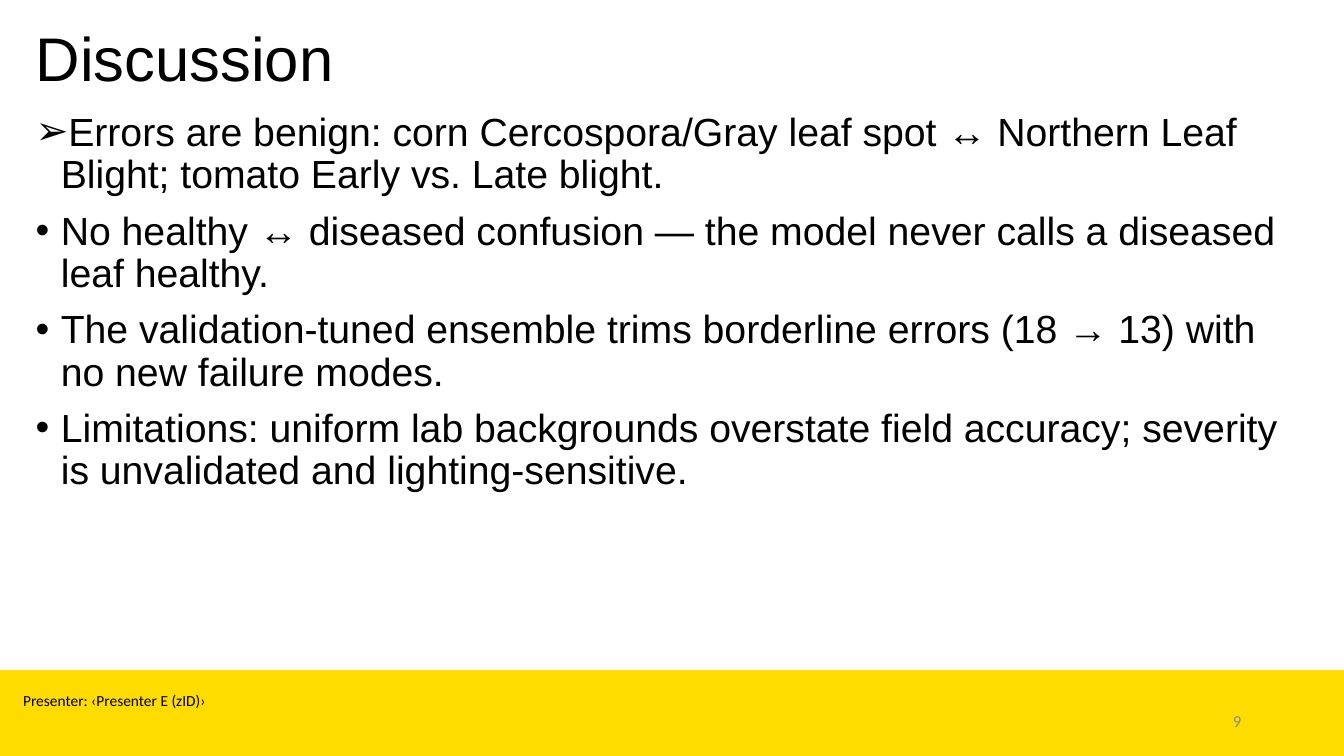
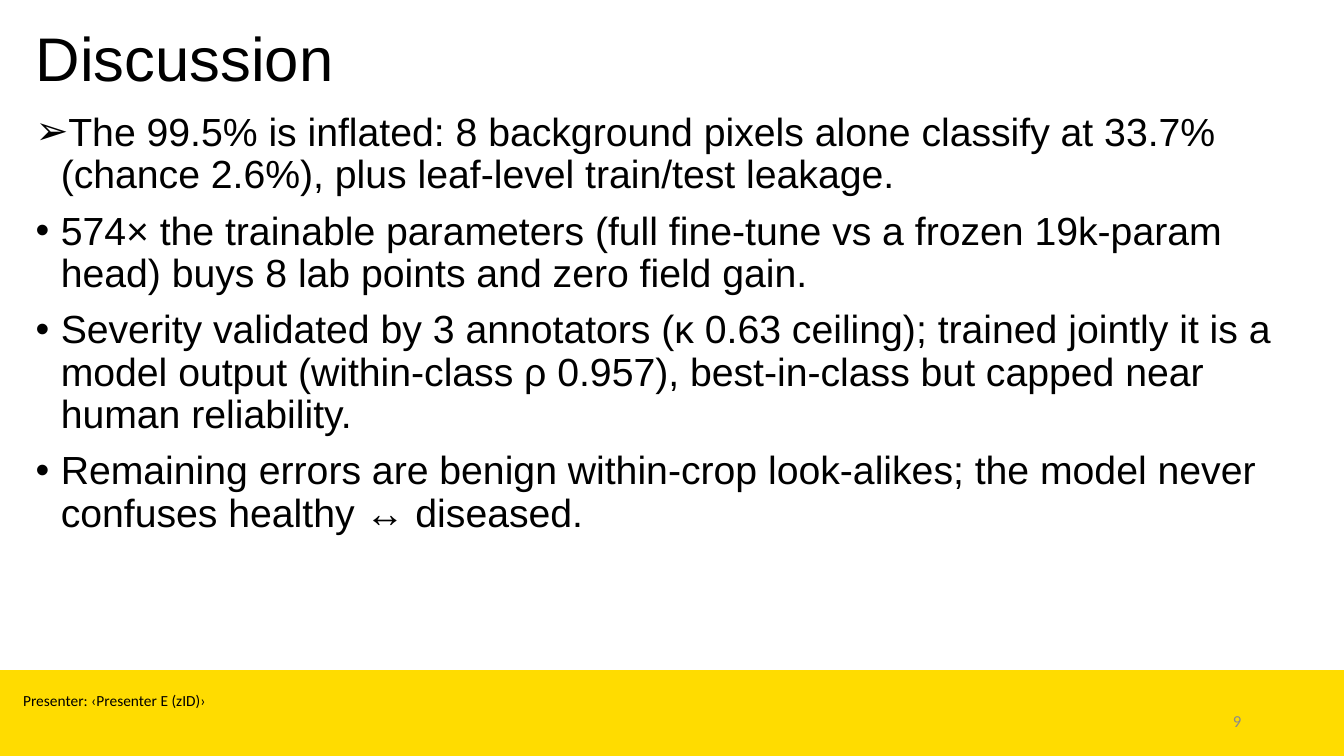
Before and after one commit to Mio812/plant-disease-detection, a slide deck: slide 9 of report/COMP9444_Presentation.pptx. Drawn at 1344x756 pixels with LibreOffice and Linux fonts; fonts in the diff are those of the drawing; background and template pictures are left out. Boxes give left, top, right and bottom in pixels: in the first picture for what was removed or moved away, otherwise in the second. Text is boxed around its words. In the diff, an @@ line names an element or a change of style, - is before the commit and + after.

Commit message:
PPT: honest numbers + the project thesis, on the UNSW template in place
The deck was the Jul-17 'benchmark solved, 99.84%' version, missing the entire argument. Updated in place (text runs only, template/layout preserved) across Method, Data Analysis, Results, Discussion and Conclusion: honest numbers (99.53/99.96, 8,215-image leaf-grouped split, 39 errors), and the thesis the deck lacked -- leaf-leakage test integrity, the field collapse to 16% and its crop-identification bottleneck, the frozen-backbone 574x control, capture-bias probes, and severity validated by three annotators plus the E26 joint head. Method slide now introduces the audits, field validation and joint-severity head that Results/Discussion reference. Team/presenter placeholders left for the team to fill. Validated by a clean PowerPoint PDF export.

```diff
--- a/report/COMP9444_Presentation.pptx
+++ b/report/COMP9444_Presentation.pptx
@@ text at [61, 117, 1271, 535]: text changed @@
-➢ Errors are benign: corn Cercospora/Gray leaf spot ↔ Northern Leaf Blight; tomato Early vs. Late blight.
-• No healthy ↔ diseased confusion — the model never calls a diseased leaf healthy.
-• The validation-tuned ensemble trims borderline errors (18 → 13) with no new failure modes.
-• Limitations: uniform lab backgrounds overstate field accuracy; severity is unvalidated and lighting-sensitive.
+➢ The 99.5% is inflated: 8 background pixels alone classify at 33.7% (chance 2.6%), plus leaf-level train/test leakage.
+• 574× the trainable parameters (full fine-tune vs a frozen 19k-param head) buys 8 lab points and zero field gain.
+• Severity validated by 3 annotators (κ 0.63 ceiling); trained jointly it is a model output (within-class ρ 0.957), best-in-class but capped near human reliability.
+• Remaining errors are benign within-crop look-alikes; the model never confuses healthy ↔ diseased.
```
Also in this commit, not shown: 4 other slides changed, 1 other file.
